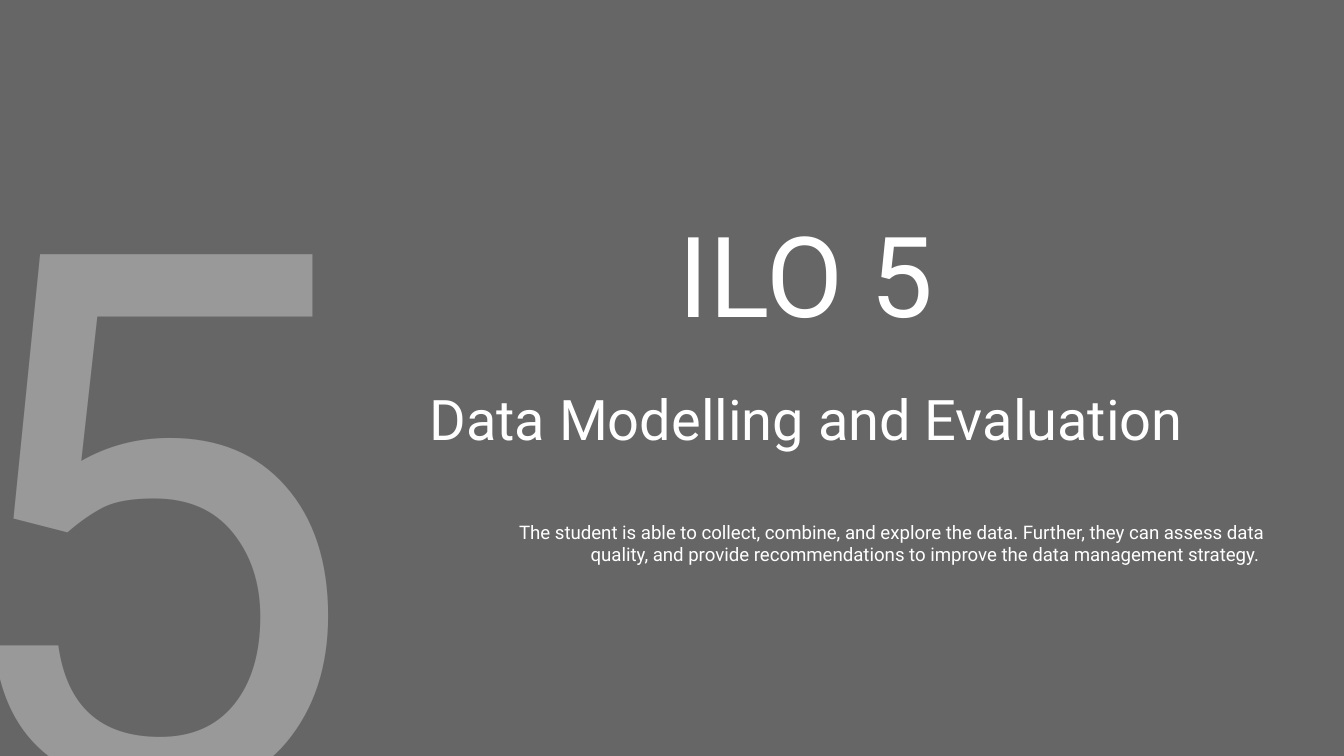
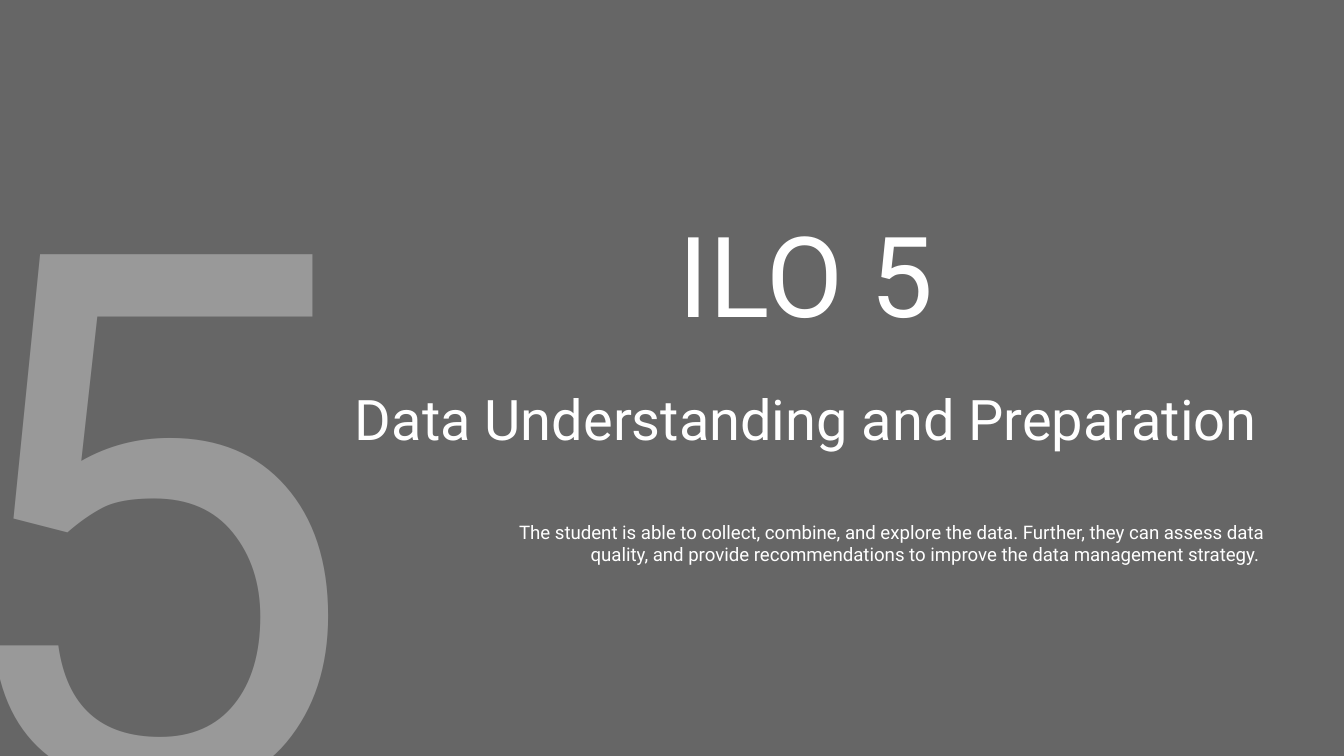
Before and after one commit to PsDragon/ADSAI_FOR_SECOND_YEARS, a slide deck: slide 39 of docs/Year1/BlockD/MS Assignment Template/Learning Log - Y1D_2022-23_ADSAI.pptx (slide 37 before the commit). Drawn at 1344x756 pixels with LibreOffice and Linux fonts; fonts in the diff are those of the drawing. Boxes give left, top, right and bottom in pixels: in the first picture for what was removed or moved away, otherwise in the second. Text is boxed around its words. In the diff, an @@ line names an element or a change of style, - is before the commit and + after.

```diff
--- a/docs/Year1/BlockD/MS Assignment Template/Learning Log - Y1D_2022-23_ADSAI.pptx
+++ b/docs/Year1/BlockD/MS Assignment Template/Learning Log - Y1D_2022-23_ADSAI.pptx
@@ subtitle at <box>355,398,1256,452</box>: text changed @@
-Data Modelling and Evaluation
+Data Understanding and Preparation
```
Also in this commit, not shown: 10 other slides changed, 2 slides added, 6 other files.
